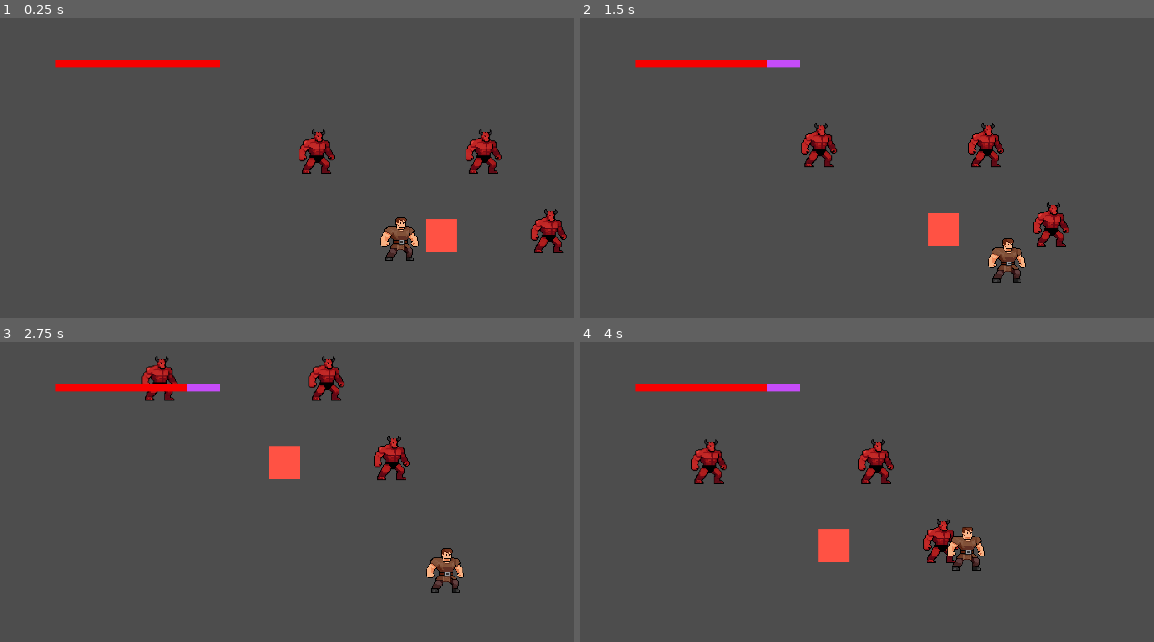
Above: before the commit, frames 1-4 (two rows, left to right).
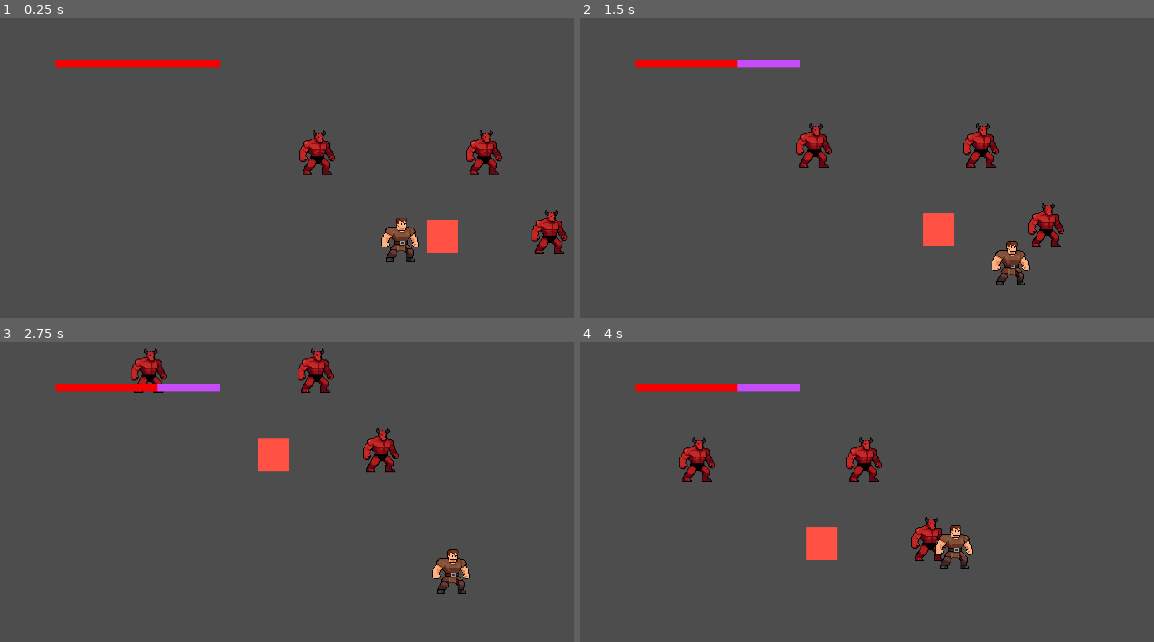
Above: after the commit, the same moments.

Repository: tonyrayf/9-GYMS-OF-INFERNO
Game: Godot game, scene res://scenes/Level1.tscn
Two runs of this game, one before a commit and one after it. Both use one fixed random seed, a clock stepped at 60 frames per second and the inputs below.
Inputs:
- Up to frame 1 (0.25 s): no input
- Up to frame 2 (1.5 s): hold D (move_right) 0.53-1.28 s; hold S (move_down) from 1.28 s (still down)
- Up to frame 3 (2.75 s): release S (move_down) at 2.03 s; hold D (move_right) from 2.03 s (still down)
- Up to frame 4 (4 s): release D (move_right) at 2.78 s; hold W (move_up) 2.78-3.53 s; hold Left (move_left) from 3.53 s (still down)

The runs differ from the first frame. In frame 1, 1.2% of the frame differs, in the area x 52-99%, y 37-82%; in frame 2, 2.9%; in frame 3, 3.7%, in the area x 22-82%, y 2-84%; in frame 4, 3.6%.

Commit message:
camera now is not child of player

Diff:
--- a/scenes/Level1.tscn
+++ b/scenes/Level1.tscn
@@ -1,6 +1,7 @@
 [gd_scene format=3 uid="uid://donakoc8kfgdr"]
 
 [ext_resource type="PackedScene" uid="uid://bdtpol41yul1o" path="res://scenes/player/player.tscn" id="1_6ovph"]
+[ext_resource type="PackedScene" uid="uid://cl2hjnveuiyo1" path="res://scenes/main_camera.tscn" id="1_bwv4p"]
 [ext_resource type="PackedScene" uid="uid://cs6vf01j0yvhu" path="res://scenes/damage_hitbox.tscn" id="3_dw26h"]
 [ext_resource type="PackedScene" uid="uid://ixnf6jqlqi8n" path="res://scenes/enemy/enemy_regular.tscn" id="3_odhdn"]
 
@@ -22,3 +23,6 @@
 position = Vector2(148, -6)
 damage = 20.0
 attacker = 1
+
+[node name="Camera" parent="." unique_id=197222917 node_paths=PackedStringArray("player") instance=ExtResource("1_bwv4p")]
+player = NodePath("../Player")
--- a/scenes/main_camera.tscn
+++ b/scenes/main_camera.tscn
@@ -1,4 +1,6 @@
 [gd_scene format=3 uid="uid://cl2hjnveuiyo1"]
+
+[ext_resource type="Script" uid="uid://p8745cevr357" path="res://scripts/main_camera.gd" id="1_r5jk0"]
 
 [node name="Camera" type="Camera2D" unique_id=197222917]
 zoom = Vector2(0.7, 0.7)
@@ -9,3 +11,5 @@
 drag_top_margin = 0.18
 drag_right_margin = 0.25
 drag_bottom_margin = 0.18
+script = ExtResource("1_r5jk0")
+smooth_weight = null
--- a/scenes/player/player.tscn
+++ b/scenes/player/player.tscn
@@ -2,7 +2,6 @@
 
 [ext_resource type="Script" uid="uid://px1lx8svw37x" path="res://scripts/player_script.gd" id="1_g2els"]
 [ext_resource type="Texture2D" uid="uid://480ifahfe6ln" path="res://assets/sprites/character.webp" id="2_g2els"]
-[ext_resource type="PackedScene" uid="uid://cl2hjnveuiyo1" path="res://scenes/main_camera.tscn" id="3_gmlin"]
 [ext_resource type="Texture2D" uid="uid://b61sp5b4b1li0" path="res://assets/sprites/Pixel.png" id="4_lvxji"]
 
 [sub_resource type="CircleShape2D" id="CircleShape2D_g2els"]
@@ -34,5 +33,3 @@
 texture_progress = ExtResource("4_lvxji")
 tint_under = Color(0.7756207, 0.29858285, 0.9748538, 1)
 tint_progress = Color(0.96862745, 0, 0, 1)
-
-[node name="Camera" parent="." unique_id=197222917 instance=ExtResource("3_gmlin")]
--- a/scripts/damage_hitbox.gd
+++ b/scripts/damage_hitbox.gd
@@ -9,7 +9,6 @@
 
 func _on_body_entered(body: Node2D) -> void:
 	# Урон игроку
-	print(attacker)
 	if body.is_in_group("player") and attacker != Attacker.PLAYER:
 		body.deal_damage(damage)
 	# Урон врагам
--- /dev/null
+++ b/scripts/main_camera.gd
@@ -0,0 +1,9 @@
+extends Camera2D
+
+
+@export var player : Node2D
+
+
+func _process(delta: float) -> void:
+	if player:
+		global_position = player.global_position
--- a/scripts/player_script.gd
+++ b/scripts/player_script.gd
@@ -1,9 +1,11 @@
 extends CharacterBody2D
 
 
+# Разделение переменных по массиву идет вот так - Stronger/Harder/Faster/Better
 @export_group("Movement")
 @export var speed : float = 480
-@export var faster_speed : float = 520
+@export var speed_shfb : Array = [470, 420, 520, 520]
+@export var S : float = 520
 @export var last_direction : Vector2 = Vector2(1, 1)
 @export var direction := last_direction
 
@@ -13,7 +15,6 @@
 @export var stamina : float = 50.0
 @export var ultimate_charge : float = 0.0
 
-# Разделение статов по массиву идет вот так - Stronger/Harder/Faster/Better
 @export_group("Stats")
 var punch_damage : float
 @export var punch_damage_shfb : Array = [50, 25, 10, 50]
@@ -37,6 +38,7 @@
 func change_mode(mode: int) -> void:
 	current_mode = mode
 
+	speed = speed_shfb[mode]
 	punch_damage = punch_damage_shfb[mode]
 	take_damage_multi = take_damage_multi_shfb[mode]
 	punch_time = punch_damage_shfb[mode]
@@ -57,16 +59,19 @@
 
 
 func _ready() -> void:
-	change_mode(Mode.STRONGER)
+	change_mode(Mode.FASTER)
 
 
 func _process(delta: float) -> void:
 	z_index = global_position.y
 
-	print(health)
+	# Health bar
+	if health_bar:
+		health_bar.value = lerp(health_bar.value, health / max_health, 0.2)
 
-	if health_bar:
-		health_bar.value = health / max_health
+	# Death
+	if health <= 0:
+		queue_free()
 
 
 func _physics_process(delta: float) -> void:
Not shown, added: scripts/main_camera.gd.uid
